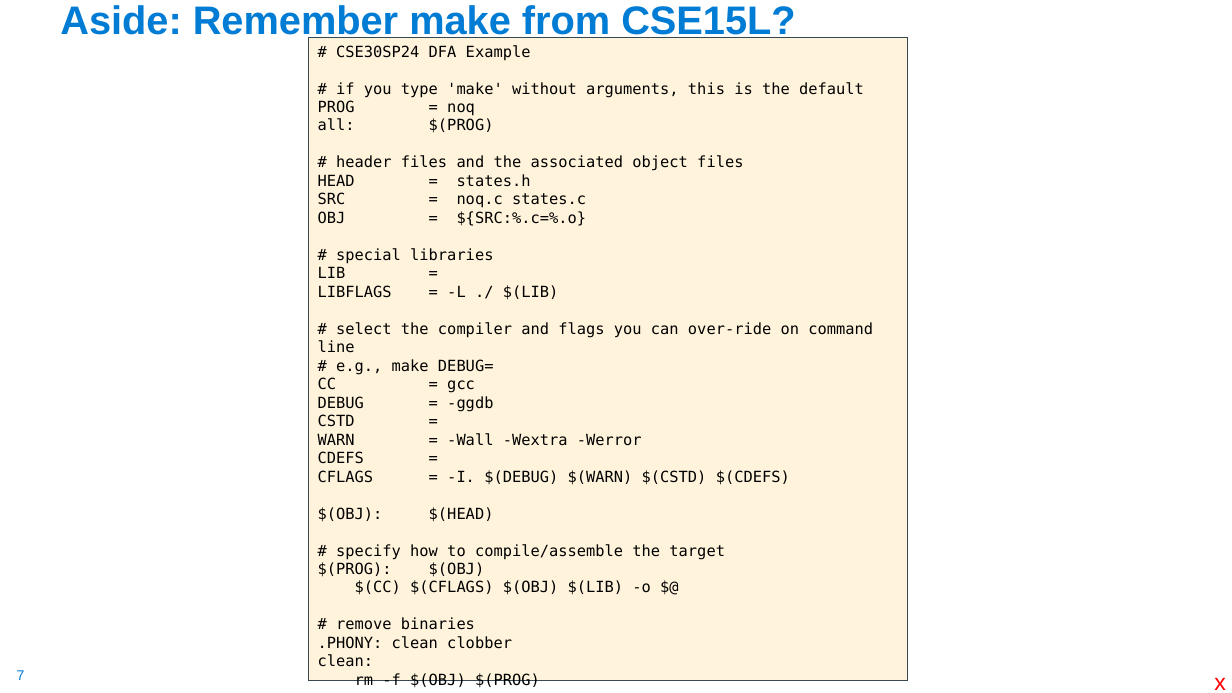
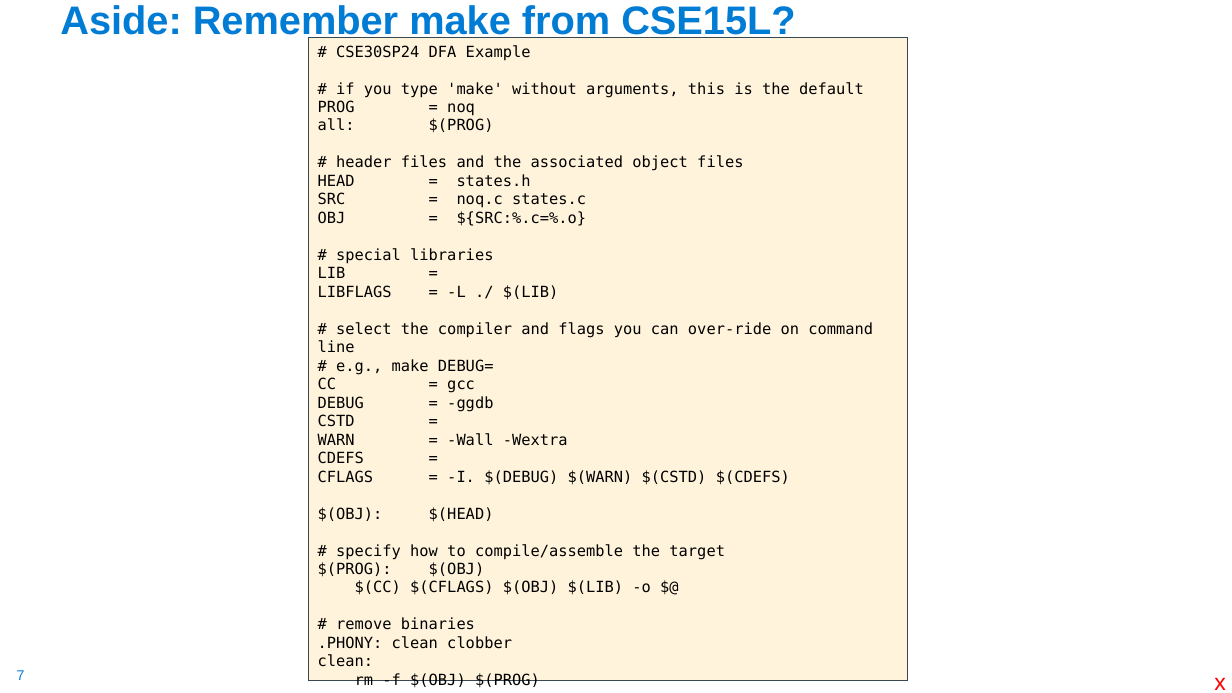
Before and after one commit to cse30-sp24/pa3-starter, a slide deck: slide 7 of pa3-prep.pptx. Drawn at 1232x693 pixels with LibreOffice and Linux fonts; fonts in the diff are those of the drawing. Boxes give left, top, right and bottom in pixels: in the first picture for what was removed or moved away, otherwise in the second. Text is boxed around its words. In the diff, an @@ line names an element or a change of style, - is before the commit and + after.

```diff
--- a/pa3-prep.pptx
+++ b/pa3-prep.pptx
@@ text in rectangle at [318,433,568,446]: text changed @@
-WARN = -Wall -Wextra -Werror
+WARN = -Wall -Wextra
```
Also in this commit, not shown: 1 other slide changed.
